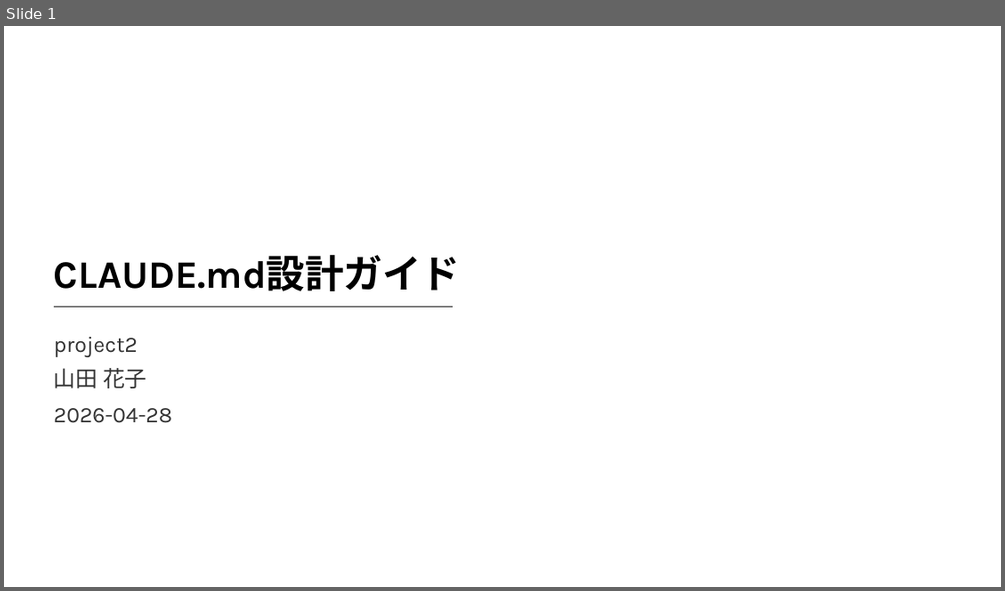
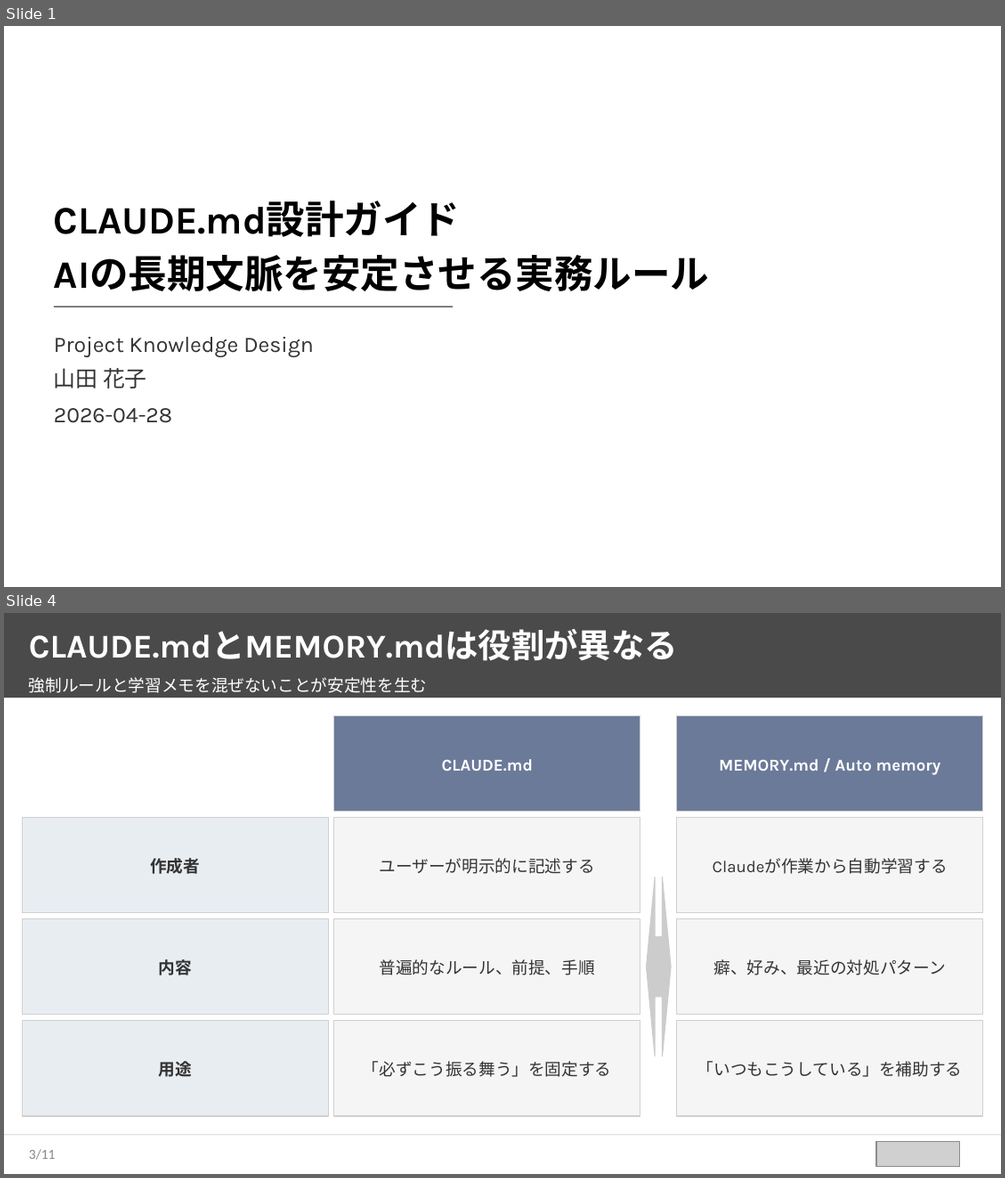
Before and after one commit to takuya109048/html2pptx, a slide deck: sample_source_deck.pptx. Shown one above the other, each under a label of ours: slide 1 before the commit, slides 1 and 4 after it; the slides between them are not shown. The pictures are 1005x591 and 1005x1178 pixels, drawn with LibreOffice and Linux fonts; fonts in the diff are those of the drawing; grey boxes stand for pictures; background and template pictures are left out. Boxes give left, top, right and bottom in pixels: in the first picture for what was removed or moved away, otherwise in the second. Text is boxed around its words. In the diff, an @@ line names an element or a change of style, - is before the commit and + after.

```diff
--- a/sample_source_deck.pptx
+++ b/sample_source_deck.pptx
@@ slide 4 added at bbox=[4, 613, 1001, 1174], background #FFFFFF @@
@@ rectangle added at bbox=[4, 613, 1001, 698], fill #4A4A4A @@
@@ text added at bbox=[29, 629, 678, 661], 24 pt, text #FFFFFF, bold @@
+CLAUDE.mdとMEMORY.mdは役割が異なる
@@ text added at bbox=[29, 677, 427, 693], 12 pt, text #FFFFFF @@
+強制ルールと学習メモを混ぜないことが安定性を生む
@@ rectangle added at bbox=[334, 715, 640, 811], fill #6B7A99, outline #D0D0D0 0.75 pt, 12 pt, text #FFFFFF, bold @@
+CLAUDE.md
@@ rectangle added at bbox=[677, 715, 983, 811], fill #6B7A99, outline #D0D0D0 0.75 pt, 12 pt, text #FFFFFF, bold @@
+MEMORY.md / Auto memory
@@ rectangle added at bbox=[22, 818, 328, 913], fill #E8EDF2, outline #D0D0D0 0.75 pt, 12 pt, text #333333, bold @@
+作成者
@@ rectangle added at bbox=[334, 818, 640, 913], fill #F5F5F5, outline #D0D0D0 0.75 pt, 12 pt, text #333333 @@
+ユーザーが明示的に記述する
@@ freeform shape added at bbox=[646, 818, 671, 1117], fill #CCCCCC, outline #CCCCCC 0.75 pt @@
@@ rectangle added at bbox=[677, 818, 983, 913], fill #F5F5F5, outline #D0D0D0 0.75 pt, 12 pt, text #333333 @@
+Claudeが作業から自動学習する
@@ rectangle added at bbox=[22, 919, 328, 1014], fill #E8EDF2, outline #D0D0D0 0.75 pt, 12 pt, text #333333, bold @@
+内容
@@ rectangle added at bbox=[334, 919, 640, 1014], fill #F5F5F5, outline #D0D0D0 0.75 pt, 12 pt, text #333333 @@
+普遍的なルール、前提、手順
@@ rectangle added at bbox=[677, 919, 983, 1014], fill #F5F5F5, outline #D0D0D0 0.75 pt, 12 pt, text #333333 @@
+癖、好み、最近の対処パターン
@@ rectangle added at bbox=[22, 1021, 328, 1117], fill #E8EDF2, outline #D0D0D0 0.75 pt, 12 pt, text #333333, bold @@
+用途
@@ rectangle added at bbox=[334, 1021, 640, 1117], fill #F5F5F5, outline #D0D0D0 0.75 pt, 12 pt, text #333333 @@
+「必ずこう振る舞う」を固定する
@@ rectangle added at bbox=[677, 1021, 983, 1117], fill #F5F5F5, outline #D0D0D0 0.75 pt, 12 pt, text #333333 @@
+「いつもこうしている」を補助する
@@ rectangle added at bbox=[4, 1134, 1001, 1135], fill #E0E0E0 @@
@@ picture added at bbox=[876, 1142, 959, 1167] @@
@@ page number added at bbox=[29, 1149, 56, 1159], 10 pt, text #888888 @@
+3/11
@@ slide 1 changed as well @@
@@ text at bbox=[54, 255, 709, 291]: paragraph added @@
+AIの長期文脈を安定させる実務ルール
@@ text at bbox=[54, 337, 314, 357]: text changed @@
-project2
+Project Knowledge Design
```
Also in this commit, not shown: 5 other slides changed, 4 other slides added, 3 slides removed, 10 other files.
